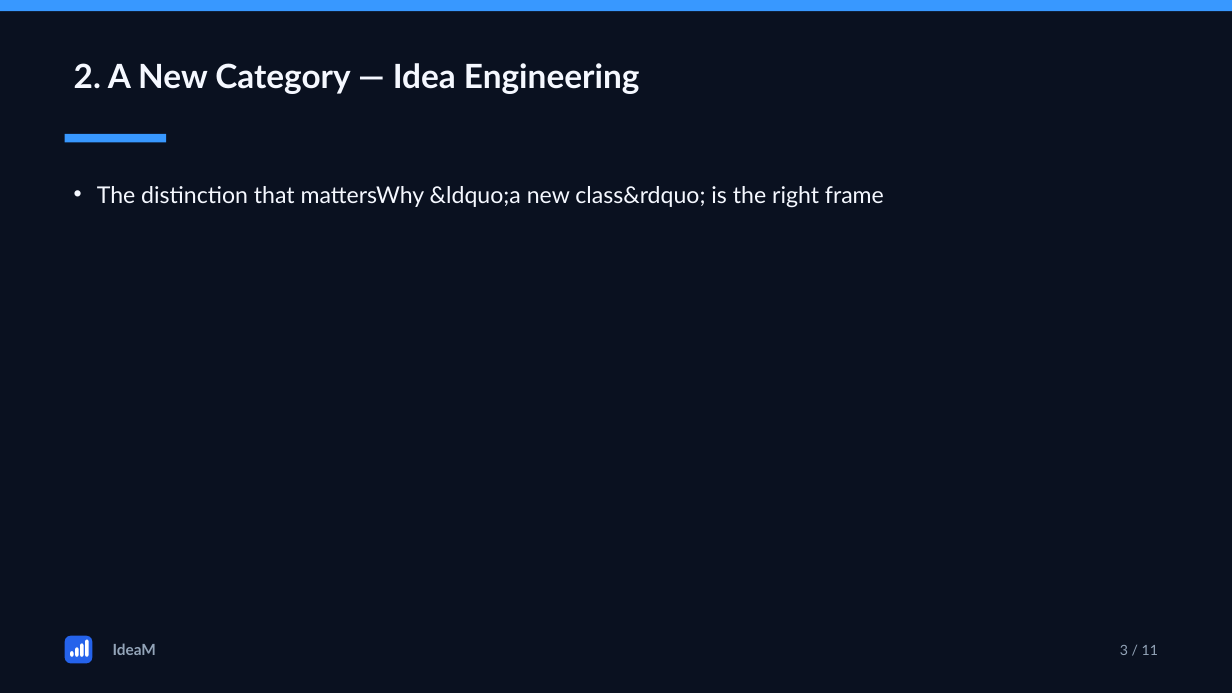
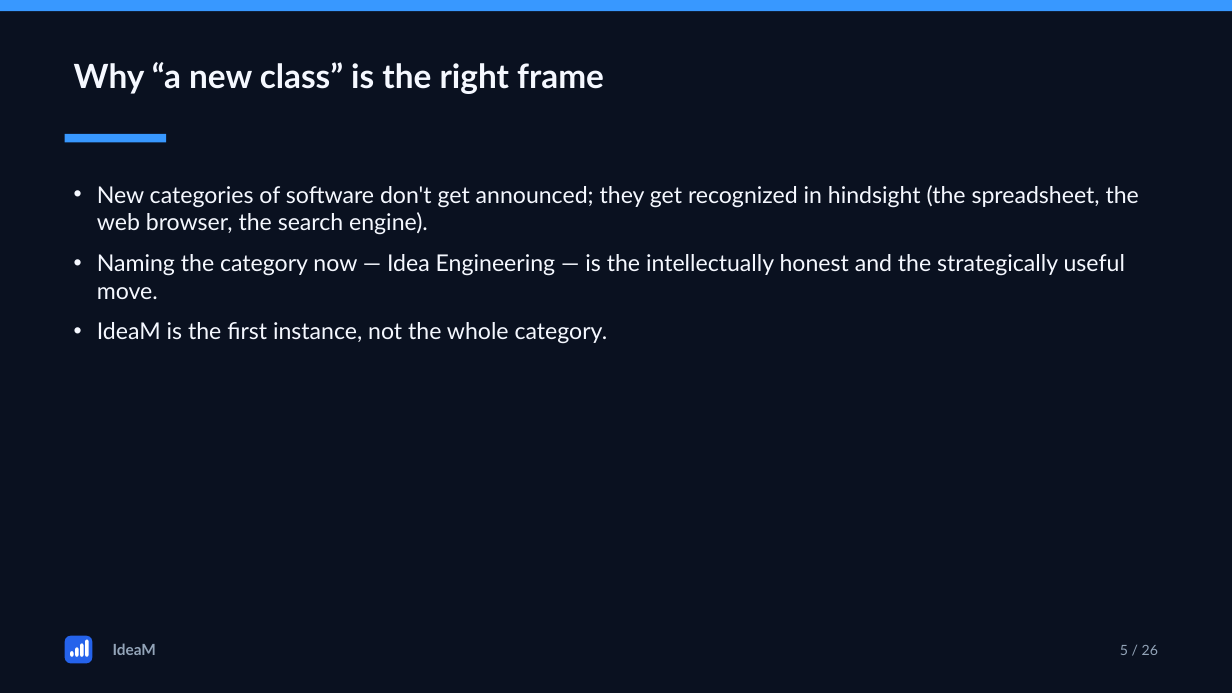
Before and after one commit to hjachter/IdiamPro, a slide deck: slide 5 of public/ideam-seminar.pptx (slide 3 before the commit). Drawn at 1232x693 pixels with LibreOffice and Linux fonts; fonts in the diff are those of the drawing. Boxes give left, top, right and bottom in pixels: in the first picture for what was removed or moved away, otherwise in the second. Text is boxed around its words. In the diff, an @@ line names an element or a change of style, - is before the commit and + after.

```diff
--- a/public/ideam-seminar.pptx
+++ b/public/ideam-seminar.pptx
@@ text at (74, 62, 604, 94): text changed @@
-2. A New Category — Idea Engineering
+Why “a new class” is the right frame
@@ text at (97, 185, 1139, 344): text changed @@
-• The distinction that mattersWhy &ldquo;a new class&rdquo; is the right frame
+• New categories of software don't get announced; they get recognized in hindsight (the spreadsheet, the web browser, the search engine).
+• Naming the category now — Idea Engineering — is the intellectually honest and the strategically useful move.
+• IdeaM is the first instance, not the whole category.
@@ text at (1120, 645, 1158, 655): text changed @@
-3 / 11
+5 / 26
```
Also in this commit, not shown: 8 other slides changed, 15 slides added, 3 other files.
